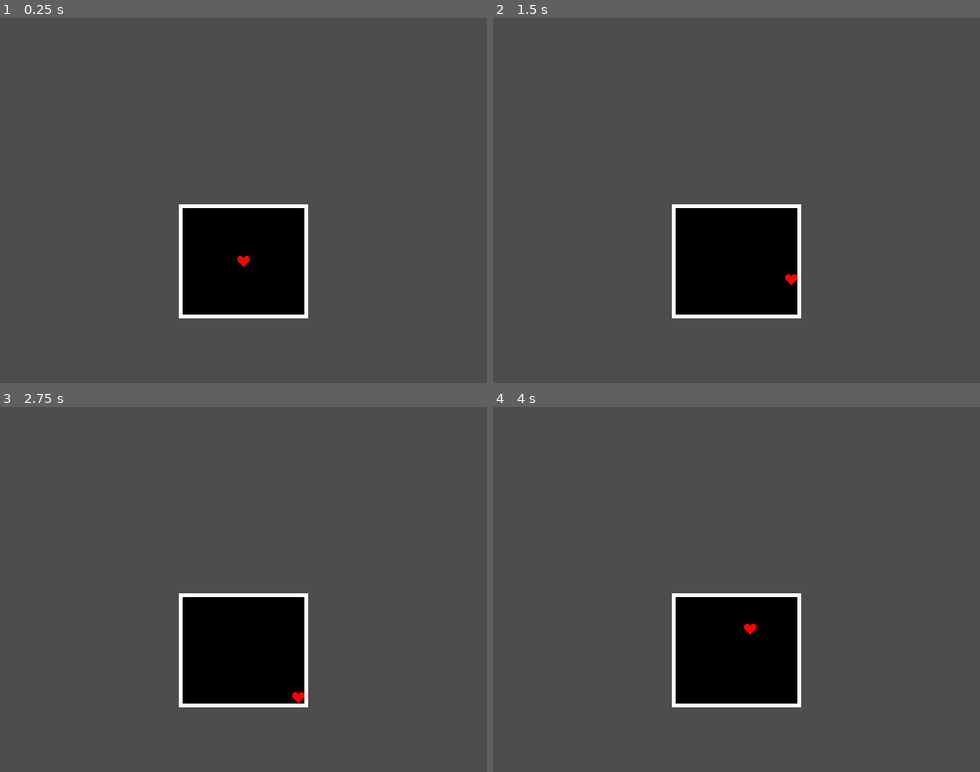
Above: before the commit, frames 1-4 (two rows, left to right).
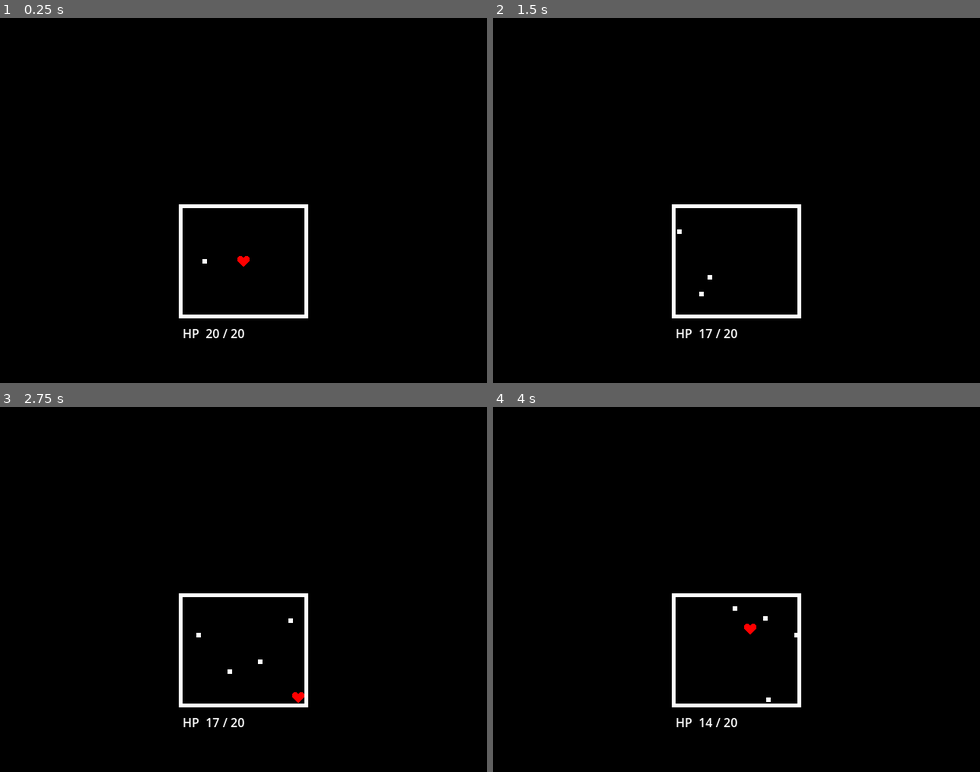
Above: after the commit, the same moments.

Repository: NCWethan/LoveToRuin
Game: Godot game, scene res://battle.tscn
Two runs of this game, one before a commit and one after it. Both use one fixed random seed, a clock stepped at 60 frames per second and the inputs below. The project has no main scene, so this scene is started directly.
Inputs:
- Up to frame 1 (0.25 s): no input
- Up to frame 2 (1.5 s): tap Enter at 0.5 s; hold Right (ui_right) 0.53-1.28 s; hold Down (ui_down) from 1.28 s (still down)
- Up to frame 3 (2.75 s): release Down (ui_down) at 2.03 s; hold Right (ui_right) from 2.03 s (still down)
- Up to frame 4 (4 s): release Right (ui_right) at 2.78 s; hold Up (ui_up) 2.78-3.53 s; hold Left (ui_left) from 3.53 s (still down)

The runs differ from the first frame. In frame 1, 92% of the frame differs, in the area x 0-100%, y 0-100%; in frame 2, 92%; in frame 3, 92%; in frame 4, 92%.

Commit message:
Attach battle controller to battle scene

Diff:
--- a/battle.tscn
+++ b/battle.tscn
@@ -1,10 +1,12 @@
 [gd_scene format=3 uid="uid://cs3fw7xidu4g4"]
 
+[ext_resource type="Script" uid="uid://cpt8si6bheqq2" path="res://scripts/battle.gd" id="1_i431l"]
 [ext_resource type="Texture2D" uid="uid://cn2nw18jh73gj" path="res://art/soul.png" id="1_ip7xm"]
 [ext_resource type="Script" uid="uid://bc66us2nowxvc" path="res://scripts/soul.gd" id="2_oxp8w"]
 [ext_resource type="Script" uid="uid://bhu143leuc21b" path="res://scripts/battle_box.gd" id="3_7sfm4"]
 
 [node name="Battle" type="Node2D" unique_id=566058373]
+script = ExtResource("1_i431l")
 
 [node name="Soul" type="Sprite2D" parent="." unique_id=1935390785]
 position = Vector2(316, 243)
Not shown, changed: DESIGN.md
